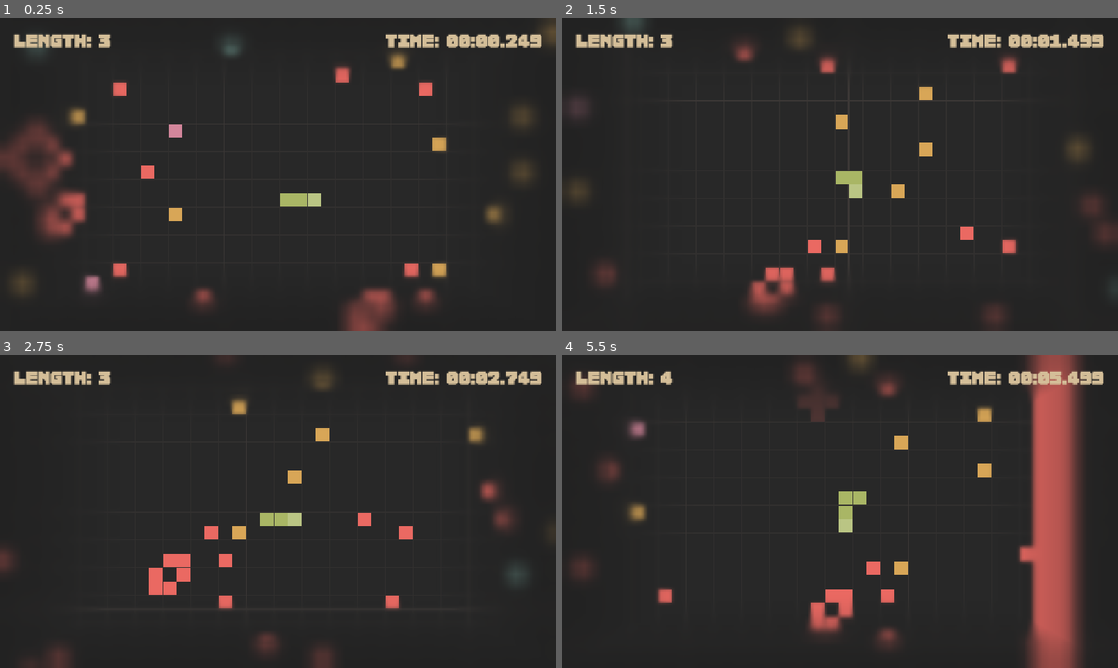
Above: before the commit, frames 1-4 (two rows, left to right).
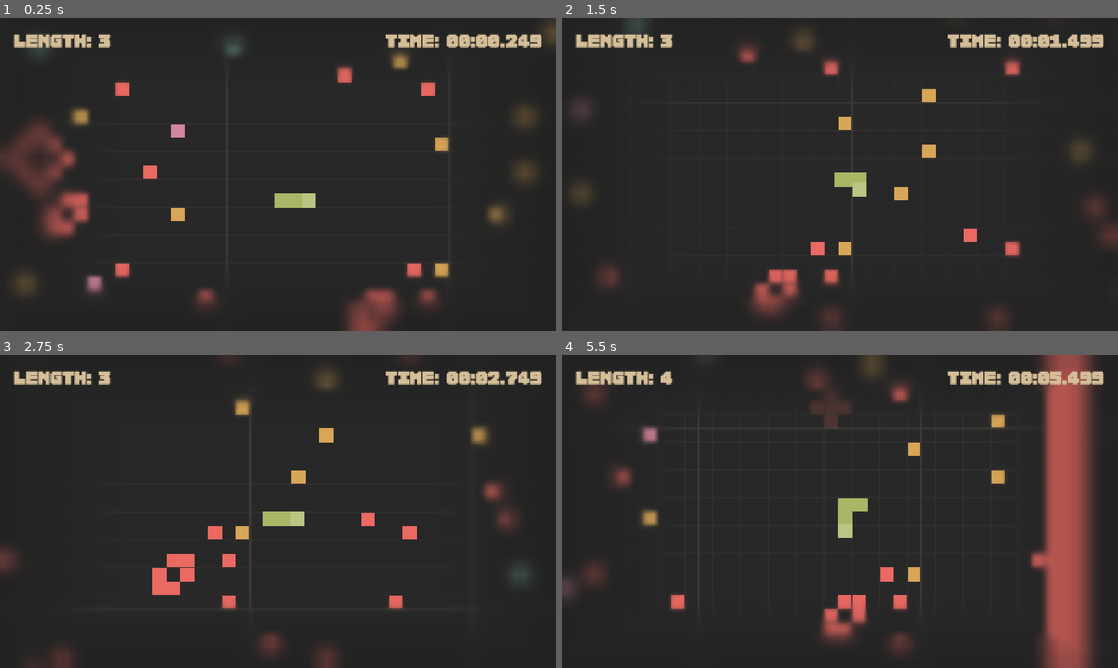
Above: after the commit, the same moments.

Repository: Shh37/Serbent
Game: Godot game, scene res://scenes/Main.tscn
Same seed, same stepped clock (60 frames per second), same inputs: the game is played once before the commit and once after it.
Inputs:
- Up to frame 1 (0.25 s): no input
- Up to frame 2 (1.5 s): hold Right (ui_right) 0.53-1.28 s; tap Space at 0.77 s; hold Down (ui_down) from 1.28 s (still down)
- Up to frame 3 (2.75 s): tap Space at 1.52 s; release Down (ui_down) at 2.03 s; hold Right (ui_right) from 2.03 s (still down)
- Up to frame 4 (5.5 s): release Right (ui_right) at 2.78 s; hold Up (ui_up) 2.78-3.53 s; tap Space at 3.02, 3.77, 4.52 s; hold Left (ui_left) 3.53-5.03 s; hold Down (ui_down) from 5.03 s (still down)

The runs differ from the first frame. In frame 1, 1.2% of the frame differs, in the area x 10-88%, y 12-92%; in frame 2, 1.8%; in frame 3, 1.2%; in frame 4, 14%, in the area x 0-96%, y 0-100%.

Commit message:
feat: スネークの移動アニメーションの追加 切断時のゴーストの追加

Diff:
--- a/scripts/GameConstants.gd
+++ b/scripts/GameConstants.gd
@@ -15,6 +15,7 @@
 const COLOR_BLOCK_BORDER = Color("#32302f") # Slightly lighter than BG
 const COLOR_ACCENT_BLUE = Color("#7daea3")
 const COLOR_ACCENT_PURPLE = Color("#d3869b")
+const COLOR_GHOST = Color("#928374") # Gruvbox Material gray
 
 const COLOR_POINT_NORMAL = Color("#d8a657")
 const COLOR_POINT_MEDIUM = Color("#d3869b")
--- a/scripts/Snake.gd
+++ b/scripts/Snake.gd
@@ -1,6 +1,8 @@
 extends Node2D
 
 var body = [] # Array of Vector2i (grid positions)
+var old_body = [] # Previous grid positions for animation
+var dead_parts = [] # List of { segments: Array, time: float }
 var direction = Vector2i.RIGHT
 var next_direction = Vector2i.RIGHT
 var input_queue = []
@@ -23,6 +25,12 @@
 		return "ui_right"
 	return ""
 
+func get_animated_t() -> float:
+	var speed = move_speed_dash if is_dashing else move_speed_normal
+	var t = clamp(move_timer / speed, 0.0, 1.0)
+	# Cubic Ease Out: snappy but slightly smoother than Quartic
+	return 1.0 - pow(1.0 - t, 3.0)
+
 func update_is_dashing():
 	var dir_action := _dir_to_action(dash_dir_hold)
 	var dir_dashing := dash_dir_hold != Vector2i.ZERO and dir_action != "" and Input.is_action_pressed(dir_action)
@@ -31,13 +39,23 @@
 func _ready():
 	# Initial snake (3 segments)
 	body = [Vector2i(5, 5), Vector2i(4, 5), Vector2i(3, 5)]
+	old_body = body.duplicate()
 	recalculate_speed()
 	update_position_from_grid()
 
 func _process(delta):
+	var old_speed = move_speed_dash if is_dashing else move_speed_normal
+
 	update_is_dashing()
 	handle_input()
 	update_is_dashing()
+
+	var new_speed = move_speed_dash if is_dashing else move_speed_normal
+	if old_speed != new_speed:
+		# Rescale timer to maintain the same visual progress (t)
+		move_timer = move_timer * (new_speed / old_speed)
+
+	_update_dead_parts(delta)
 
 	if is_reversing:
 		return
@@ -48,6 +66,10 @@
 	if move_timer >= current_speed:
 		move_timer = 0.0
 		move_step()
+
+	# Update visual position and redraw for animation
+	update_position_from_grid()
+	queue_redraw()
 
 func handle_input():
 	if is_dashing:
@@ -74,10 +96,25 @@
 		else:
 			input_queue.append(new_dir)
 
+func _update_dead_parts(delta):
+	if dead_parts.is_empty():
+		return
+	var i = dead_parts.size() - 1
+	var changed = false
+	while i >= 0:
+		dead_parts[i].time -= delta
+		changed = true
+		if dead_parts[i].time <= 0:
+			dead_parts.remove_at(i)
+		i -= 1
+	if changed:
+		queue_redraw()
+
 var score = 0
 var pending_growth = 0
 
 func move_step():
+	old_body = body.duplicate()
 	if not input_queue.is_empty():
 		var new_direction = input_queue.pop_front()
 		if new_direction != direction:
@@ -135,7 +172,7 @@
 
 	update_position_from_grid()
 	recalculate_speed()
-	queue_redraw()
+	# queue_redraw() is now called in _process
 
 func cut_snake(cut_index: int):
 	if cut_index == 0:
@@ -143,6 +180,10 @@
 		return
 
 	if cut_index > 0 and cut_index < body.size():
+		# Save the severed part for a visual fade-out effect
+		var severed_part = body.slice(cut_index)
+		dead_parts.append({"segments": severed_part, "time": 2.0})
+
 		var segments_lost = body.size() - cut_index
 		# Keep only the part before the cut (head is at index 0)
 		body = body.slice(0, cut_index)
@@ -156,6 +197,8 @@
 		_play_screen_fx(5.0, red_tint, GameConstants.SNAKE_REVERSE_TIME)
 
 		recalculate_speed()
+		old_body = body.duplicate() # Reset animation
+		move_timer = 0.0
 		queue_redraw()
 
 func recalculate_speed():
@@ -164,14 +207,47 @@
 	move_speed_dash = move_speed_normal * GameConstants.SNAKE_DASH_MULTIPLIER
 
 func update_position_from_grid():
+	var t = get_animated_t()
+	var head_curr = Vector2(body[0])
+	var head_prev = Vector2(old_body[0] if not old_body.is_empty() else body[0])
+	var visual_head_pos = head_prev.lerp(head_curr, t)
+
 	# Centering the camera/pivot on the head
-	position = Vector2(body[0]) * GameConstants.CELL_SIZE
+	position = visual_head_pos * GameConstants.CELL_SIZE
 
 func _draw():
-	# Draw segments relative to the head (since the node follows the head)
+	var t = get_animated_t()
+	var visual_positions = []
 	for i in range(body.size()):
-		var segment = body[i]
-		var draw_pos = Vector2(segment) * GameConstants.CELL_SIZE - position
+		var curr_pos = Vector2(body[i])
+		var prev_pos = Vector2(old_body[i] if i < old_body.size() else body[i])
+		visual_positions.append(prev_pos.lerp(curr_pos, t))
+
+	# 0. Draw Dead Parts (severed tail fading out)
+	for part in dead_parts:
+		var alpha = clamp(part.time / 1.0, 0.0, 1.0) # Fade out in the last 1 second
+		var color = GameConstants.COLOR_GHOST
+		color.a = alpha * 0.6 # Apply transparency
+		for segment in part.segments:
+			var draw_pos = Vector2(segment) * GameConstants.CELL_SIZE - position
+			var rect = Rect2(draw_pos, Vector2.ONE * GameConstants.CELL_SIZE)
+			draw_rect(rect, color)
+
+	# 1. Draw Joints (static blocks at grid positions to fill gaps at corners)
+	# We draw joints for every connection to keep the body solid during turns
+	for i in range(body.size() - 1):
+		# The "corner" or intermediate point between segment i and i+1 is old_body[i]
+		if i < old_body.size():
+			var joint_pos = Vector2(old_body[i])
+			var draw_pos = joint_pos * GameConstants.CELL_SIZE - position
+			var rect = Rect2(draw_pos, Vector2.ONE * GameConstants.CELL_SIZE)
+			# Fill with snake color (no border for joints to keep them seamless)
+			draw_rect(rect, GameConstants.COLOR_SNAKE)
+
+	# 2. Draw Segments (from tail to head so head is on top)
+	for i in range(body.size() - 1, -1, -1):
+		var visual_pos = visual_positions[i]
+		var draw_pos = visual_pos * GameConstants.CELL_SIZE - position
 		var rect = Rect2(draw_pos, Vector2.ONE * GameConstants.CELL_SIZE)
 
 		# Fill
@@ -181,8 +257,7 @@
 			color = color.lightened(0.2)
 
 		draw_rect(rect, color)
-		# Border
-		draw_rect(rect, GameConstants.COLOR_BLOCK_BORDER, false, 1.0)
+		# Individual block borders removed to make the body look seamless
 
 func reverse_snake():
 	if body.size() < 2 or is_reversing:
@@ -197,6 +272,7 @@
 	var old_head_pos = global_position
 
 	body.reverse()
+	old_body = body.duplicate() # Reset animation
 
 	# Set direction to move away from the new second segment.
 	# This ensures we don't immediately collide with our own body
